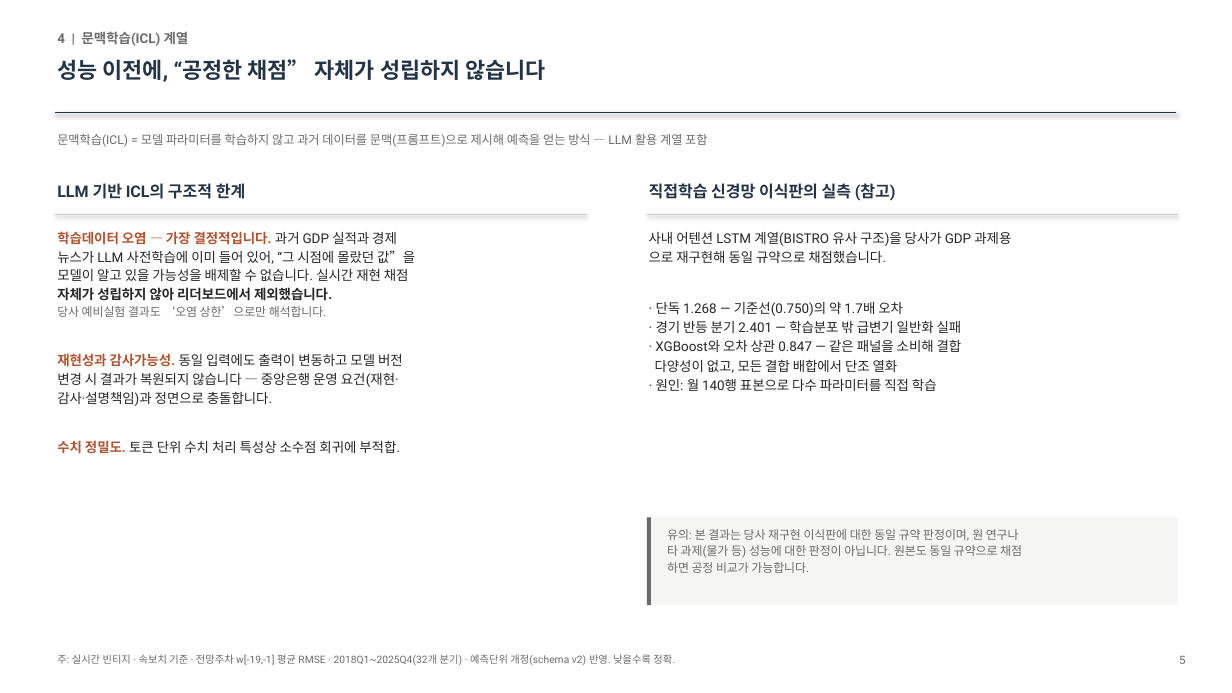
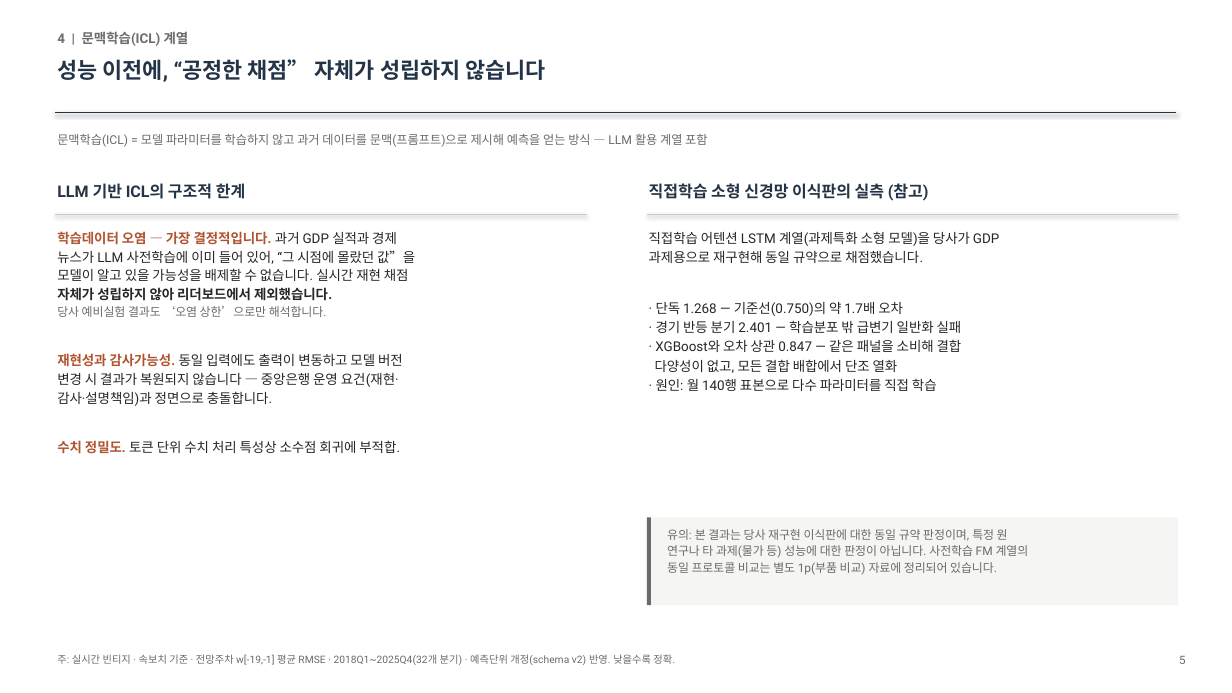
Before and after one commit to shezgone/bistro-lstm, a slide deck: slide 5 of docs/GDP_Nowcasting_종합리포트_한은_2026-08-10.pptx. Drawn at 1232x693 pixels with LibreOffice and Linux fonts; fonts in the diff are those of the drawing. Boxes give left, top, right and bottom in pixels: in the first picture for what was removed or moved away, otherwise in the second. Text is boxed around its words. In the diff, an @@ line names an element or a change of style, - is before the commit and + after.

```diff
--- a/docs/GDP_Nowcasting_종합리포트_한은_2026-08-10.pptx
+++ b/docs/GDP_Nowcasting_종합리포트_한은_2026-08-10.pptx
@@ text at (x1=649, y1=183, x2=929, y2=201): text changed @@
-직접학습 신경망 이식판의 실측 (참고)
+직접학습 소형 신경망 이식판의 실측 (참고)
@@ text at (x1=649, y1=232, x2=999, y2=263): text changed @@
-사내 어텐션 LSTM 계열(BISTRO 유사 구조)을 당사가 GDP 과제용
-으로 재구현해 동일 규약으로 채점했습니다.
+직접학습 어텐션 LSTM 계열(과제특화 소형 모델)을 당사가 GDP
+과제용으로 재구현해 동일 규약으로 채점했습니다.
@@ text at (x1=667, y1=529, x2=1029, y2=575): text changed @@
-유의: 본 결과는 당사 재구현 이식판에 대한 동일 규약 판정이며, 원 연구나
-타 과제(물가 등) 성능에 대한 판정이 아닙니다. 원본도 동일 규약으로 채점
-하면 공정 비교가 가능합니다.
+유의: 본 결과는 당사 재구현 이식판에 대한 동일 규약 판정이며, 특정 원
+연구나 타 과제(물가 등) 성능에 대한 판정이 아닙니다. 사전학습 FM 계열의
+동일 프로토콜 비교는 별도 1p(부품 비교) 자료에 정리되어 있습니다.
```
Also in this commit, not shown: 10 other files.
